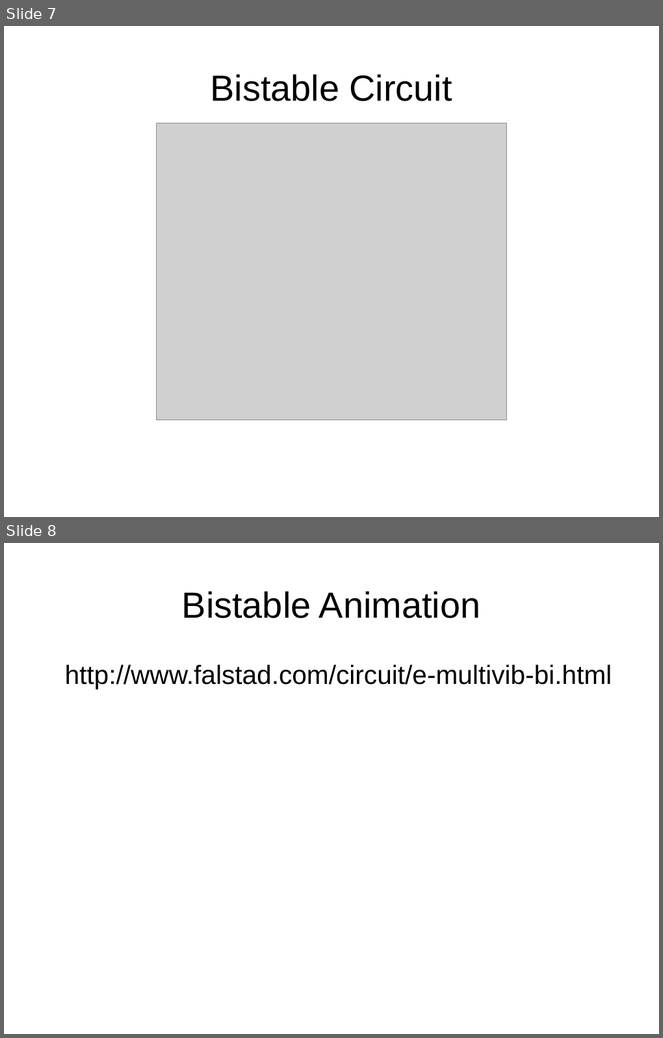
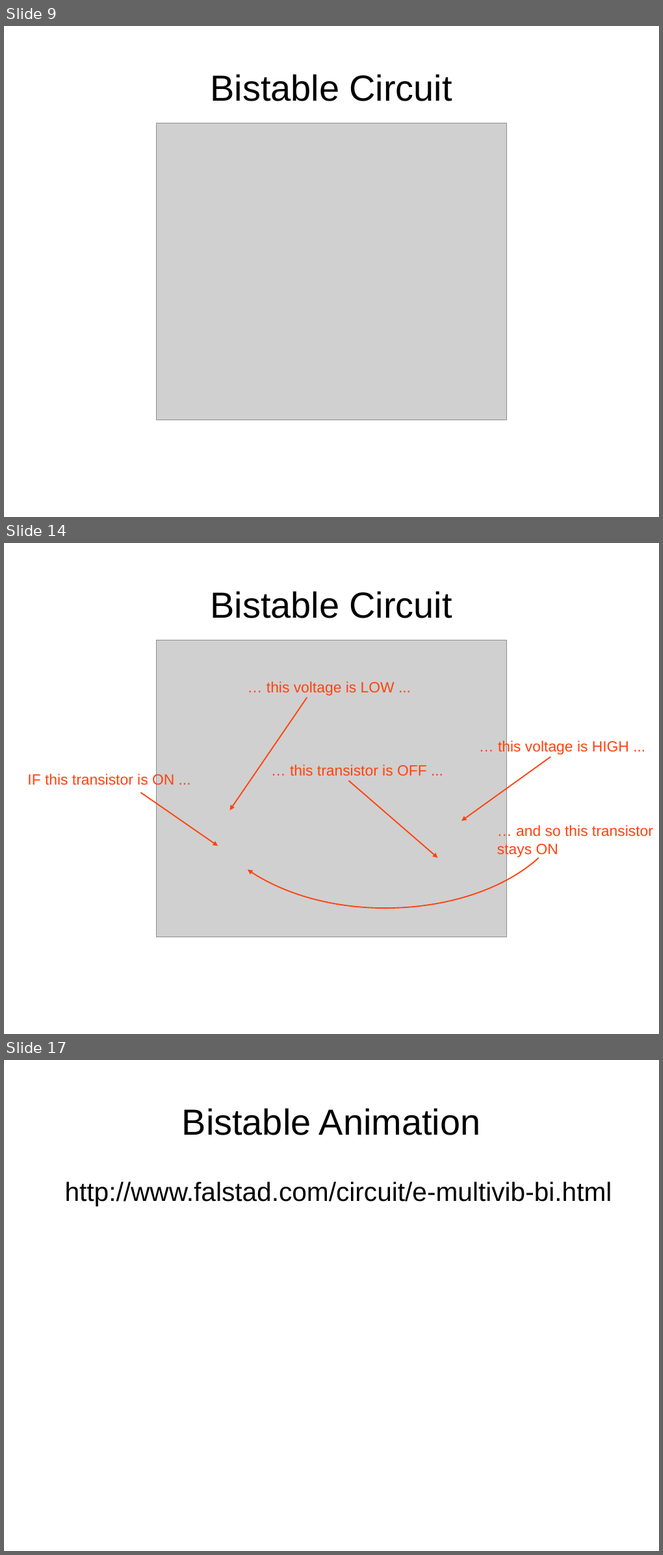
Before and after one commit to swarren/presentations, a slide deck: lcs-multivibrators/lcs-multivibrators.odp. Shown one above the other, each under a label of ours: slides 7 and 8 before the commit, slides 9, 14 and 17 after it; the slides between them are not shown. The pictures are 663x1038 and 663x1555 pixels, drawn with LibreOffice and Linux fonts; fonts in the diff are those of the drawing; grey boxes stand for pictures; background and template pictures are left out. Boxes give left, top, right and bottom in pixels: in the first picture for what was removed or moved away, otherwise in the second. Text is boxed around its words. In the diff, an @@ line names an element or a change of style, - is before the commit and + after.

Commit message:
multivibrators presentation: flesh almost everything out
Might consider interspersing circuit building with explanation.

```diff
--- a/lcs-multivibrators/lcs-multivibrators.odp
+++ b/lcs-multivibrators/lcs-multivibrators.odp
@@ slide 14 added at (4,543,659,1034), background #FFFFFF @@
@@ title added at (210,591,452,618), 44 pt, text #000000 @@
+Bistable Circuit
@@ picture added at (156,640,507,937) @@
@@ arrow added from (307, 698) to (230, 811), #FF420E 1.45 pt @@
@@ text added at (267,681,395,696), 18 pt, text #FF420E @@
+… this voltage is LOW ...
@@ arrow added from (551, 757) to (462, 821), #FF420E 1.45 pt @@
@@ text added at (498,740,629,756), 18 pt, text #FF420E @@
+… this voltage is HIGH ...
@@ text added at (27,773,174,789), 18 pt, text #FF420E @@
+IF this transistor is ON ...
@@ text added at (290,765,427,776), 18 pt, text #FF420E @@
+… this transistor is OFF ...
@@ arrow added from (140, 793) to (218, 846), #FF420E 1.45 pt @@
@@ arrow added from (349, 781) to (438, 858), #FF420E 1.45 pt @@
@@ text added at (497,825,653,858), 18 pt, text #FF420E @@
+… and so this transistor
+stays ON
@@ freeform shape added at (248,858,539,908), outline #FF420E 1.45 pt @@
@@ what was slide 7 is now slide 9 @@
@@ what was slide 8 is now slide 17 @@
```
Also in this commit, not shown: 9 slides changed, 27 other slides added, 11 slides removed, 3 other files.
